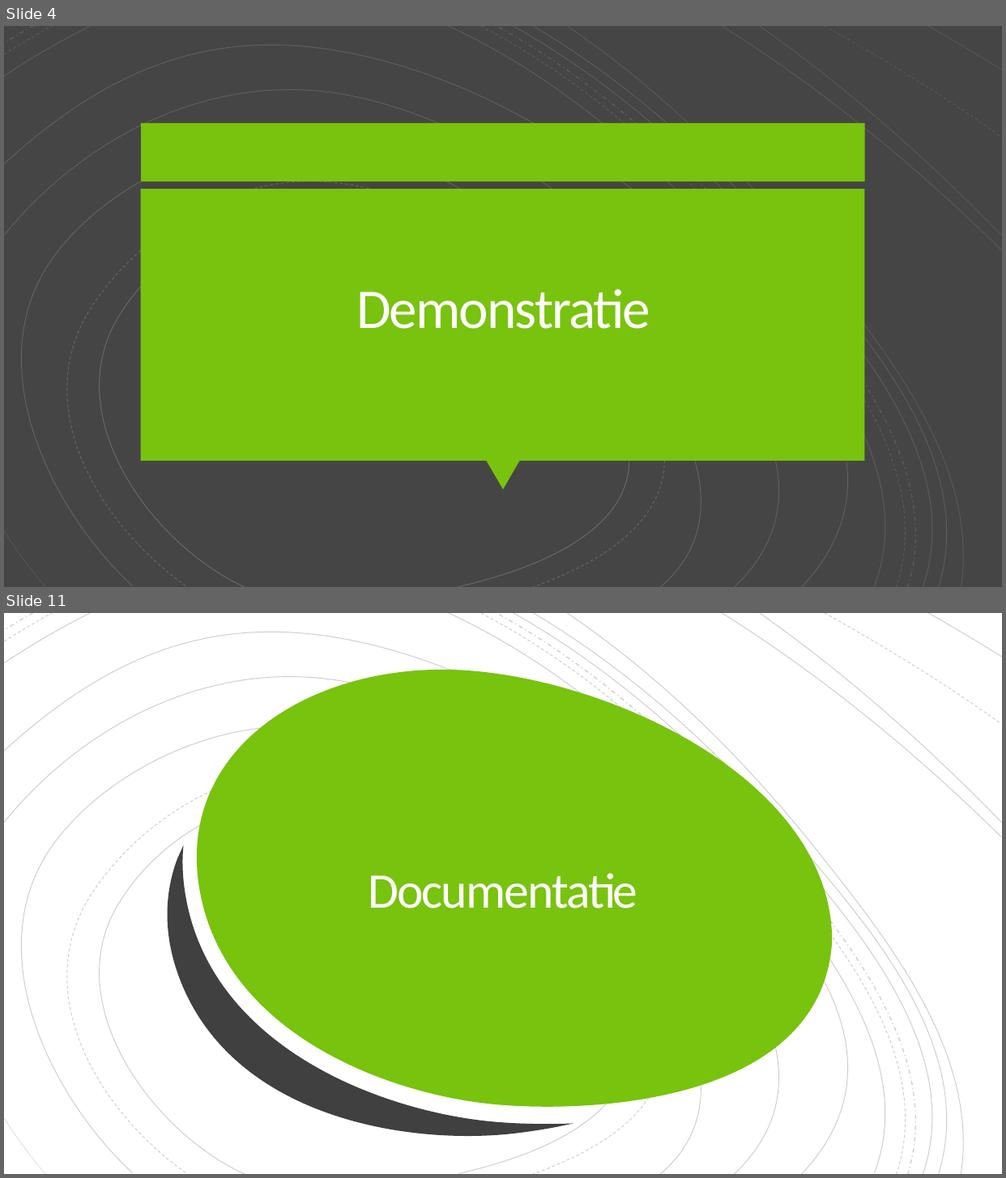
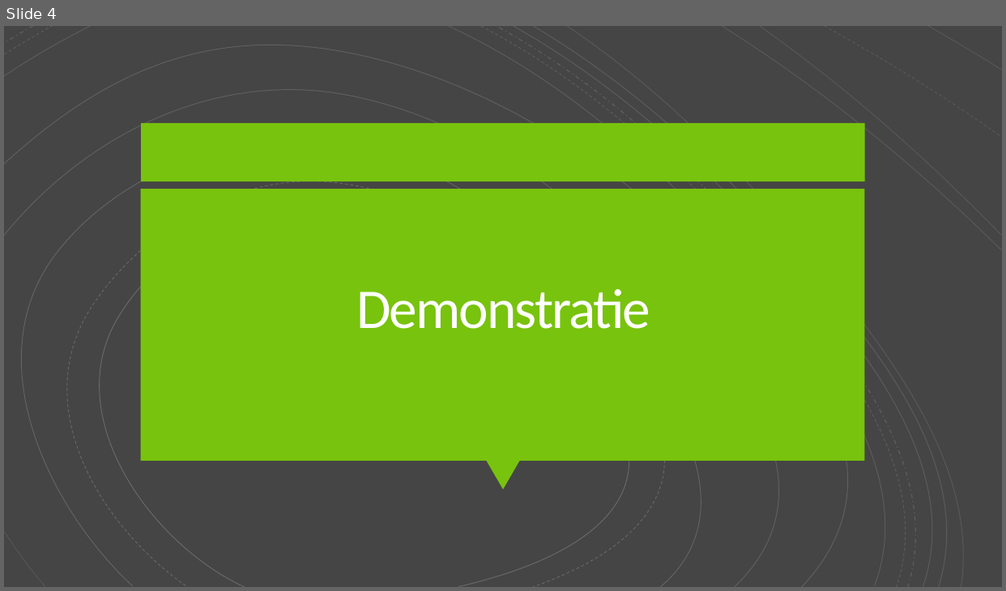
Before and after one commit to JarneEveraerts/ProjectWerk, a slide deck: Documentatie/Groepsproject AllPhi.pptx. Shown one above the other, each under a label of ours: slides 4 and 11 before the commit, slide 4 after it; the slides between them are not shown. The pictures are 1006x1178 and 1006x591 pixels, drawn with LibreOffice and Linux fonts; fonts in the diff are those of the drawing. Boxes give left, top, right and bottom in pixels: in the first picture for what was removed or moved away, otherwise in the second. Text is boxed around its words. In the diff, an @@ line names an element or a change of style, - is before the commit and + after.

```diff
--- a/Documentatie/Groepsproject AllPhi.pptx
+++ b/Documentatie/Groepsproject AllPhi.pptx
@@ slide 11 removed at bbox=[4, 613, 1002, 1174], background #FFFFFF @@
@@ rectangle removed at bbox=[4, 613, 1002, 1174] @@
@@ group removed at bbox=[4, 613, 1000, 1174]: 18 freeform shapes @@
@@ group removed at bbox=[4, 613, 1002, 1174]: 19 freeform shapes @@
@@ group removed at bbox=[4, 613, 1002, 1174]: 19 freeform shapes @@
@@ freeform shape removed at bbox=[197, 670, 832, 1107] @@
@@ freeform shape removed at bbox=[152, 782, 574, 1174] @@
@@ title removed at bbox=[368, 873, 637, 909] @@
-Documentatie
```
Also in this commit, not shown: 4 slides changed, 1 slide added, 6 other slides removed.
